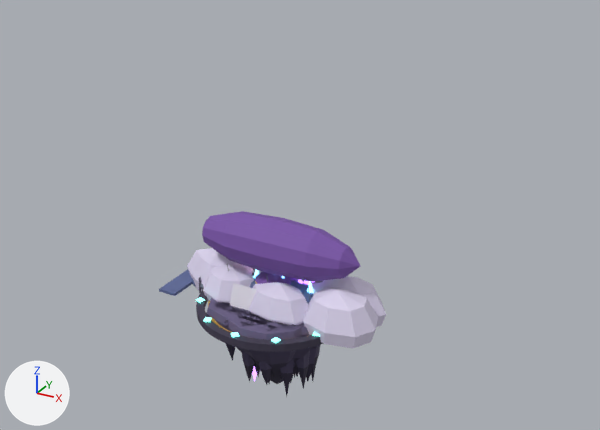
An edit to the FBX model assets/export/hub/crossroads/crossroads_orbiters.fbx, drawn before and after from the same camera.
Both versions are drawn from a camera (50 mm lens) standing at (147.0, -248.0, 165.0) and looking at (10.0, 2.0, 40.0). Arrows for +X, +Y and +Z are at lower left; the lights stay in place. The first picture is the older version. Where no turn or scale is listed for an object, it has been applied to the vertices. Vertices at exactly the same position are counted once.

The first picture shows 'hubprop_airship', 'hubprop_cloud_a', 'hubprop_cloud_b', 'hubprop_isle_grove', 'hubprop_isle_ruin', 'hubprop_isle_shrine', 'hubprop_rune_ring', 'hubprop_sky_whale'.
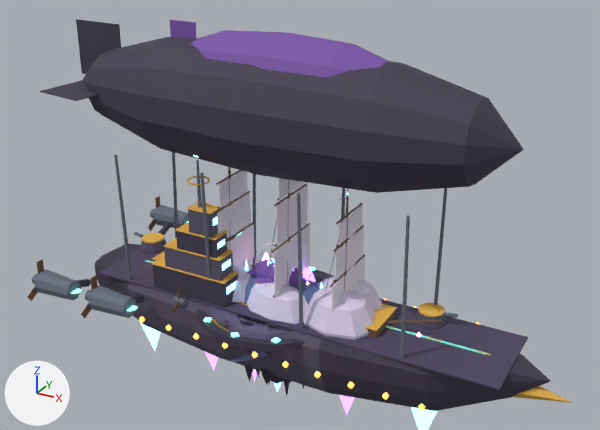
Pixel boxes (x1, y1, x2, y2) of what changed, in the pictures (600 x 430 px):
'hubprop_ship_carrier', added: after (27, 19, 573, 430)
    faces in mat_sc_basalt (greyish purple #403a4e): (40, 19, 550, 411)
    faces in mat_sc_walkway (dark purple #4e4662): (99, 243, 528, 390)
    faces in mat_sc_basaltlight (greyish purple #585268): (128, 208, 447, 393)
    faces in mat_sc_iron (greyish blue #666d7d): (32, 152, 458, 358)
    faces in mat_sc_gold (orange #e6b24a): (142, 176, 573, 403)
'hubprop_ship_galleon', added: after (152, 20, 442, 338)
    faces in mat_sc_marble (white #e2ddea): (217, 171, 365, 312)
    faces in mat_sc_canvas (purple #7a54a8): (170, 20, 390, 199)
    faces in mat_sc_wood (brown #705440): (154, 167, 442, 338)
    faces in mat_sc_gold (orange #e6b24a): (152, 251, 397, 331)
    faces in mat_sc_iron (greyish blue #666d7d): (173, 169, 348, 306)
'hubprop_airship', deleted: before (199, 211, 360, 311)
    faces in mat_sc_canvas (purple #7a54a8): (202, 211, 360, 282)
    faces in mat_sc_marble (white #e2ddea): (230, 279, 303, 311)
'hubprop_sky_whale', reshaped: before (159, 269, 313, 304); after (231, 258, 335, 362)
'hubprop_ship_cog', added: after (247, 256, 303, 285)
part 1 of me_hubprop_sky_whale, rebuilt: before (189, 273, 313, 304); after (244, 273, 320, 305)
part 2 of me_hubprop_sky_whale, built on: before (307, 282, 313, 293); after (231, 258, 335, 362)
part 3 of me_hubprop_sky_whale, built on (blue): before (159, 269, 192, 296)
'hubprop_cloud_b', unchanged, covered by the edit: before (187, 248, 386, 327); after (229, 248, 383, 310)

The change, as a list of edits to the scene's bpy script:
```text
Change me_hubprop_sky_whale:
    remove me_hubprop_sky_whale.from_pydata(...)  # 147 vertices, 172 faces; spans x -48.0..36.0, y -21.7..21.7, z -12.8..17.0
    add me_hubprop_sky_whale.from_pydata(...)  # 903 vertices, 892 faces; spans x -60.0..38.0, y -27.3..27.3, z -13.5..19.3
    me_hubprop_sky_whale part 1: the loose piece of 74 vertices spanning x -44.0..36.0, y -10.8..10.9, z -12.8..12.7 is rebuilt with 178 vertices and now spans x -46.0..38.0, y -11.1..11.1, z -13.5..13.5
    me_hubprop_sky_whale part 2: 23 vertices removed from x 6.7..21.3, y -21.7..21.7, z -7.1..16.0; 619 vertices added at x -30.8..37.2, y -27.3..27.3, z -12.7..18.3
    me_hubprop_sky_whale part 3: 8 vertices removed from x -48.0..-40.0, y -13.0..13.0, z -0.6..0.6; 70 vertices added at x -60.0..-42.2, y -17.1..17.1, z -2.1..3.3
    other edits to the shape of me_hubprop_sky_whale do not show in these pictures
    add me_hubprop_sky_whale.materials.append(mat_sc_marbledim)  # light grey #c4bed0
    add me_hubprop_sky_whale.materials.append(mat_sc_rose)  # pink #ffaadc, glowing pink #ffaadc
    add me_hubprop_sky_whale.materials.append(mat_sc_rockdeep)  # dark purple #2e2840
    add me_hubprop_sky_whale.materials.append(mat_sc_cloud)  # pale blue #ded6f0
    add me_hubprop_sky_whale.materials.append(mat_sc_cloudshade)  # blue #aaa0cc
Remove ob_hubprop_airship:
    ob_hubprop_airship = bpy.data.objects.new('hubprop_airship', me_hubprop_airship)
Add ob_hubprop_ship_galleon:
    ob_hubprop_ship_galleon = bpy.data.objects.new('hubprop_ship_galleon', me_hubprop_ship_galleon)  # 1937 vertices, 1624 faces; spans x -54.0..68.1, y -25.7..25.7, z -34.0..108.0; in mat_sc_basalt (greyish purple #403a4e), mat_sc_marble (white #e2ddea), mat_sc_gold (orange #e6b24a), mat_sc_shard (cyan #93ebff, glowing cyan #93ebff), mat_sc_rose (pink #ffaadc, glowing pink #ffaadc), mat_sc_ember (orange #ffa050, glowing orange #ffa050), mat_sc_canvas (purple #7a54a8), mat_sc_wood (brown #705440), mat_sc_iron (greyish blue #666d7d)
    ob_hubprop_ship_galleon.location = (0.0, 0.0, 0.0)
Add ob_hubprop_ship_carrier:
    ob_hubprop_ship_carrier = bpy.data.objects.new('hubprop_ship_carrier', me_hubprop_ship_carrier)  # 1767 vertices, 1601 faces; spans x -91.0..116.0, y -47.0..47.0, z -42.0..104.0; in mat_sc_basalt (greyish purple #403a4e), mat_sc_basaltlight (greyish purple #585268), mat_sc_walkway (dark purple #4e4662), mat_sc_gold (orange #e6b24a), mat_sc_inlay (cyan #44877b, glowing cyan #44877b), mat_sc_cosmic (cyan #7cf5e0, glowing cyan #7cf5e0), mat_sc_shard (cyan #93ebff, glowing cyan #93ebff), mat_sc_violet (purple #b683ff, glowing purple #b683ff), mat_sc_ember (orange #ffa050, glowing orange #ffa050), mat_sc_wood (brown #705440), mat_sc_iron (greyish blue #666d7d)
    ob_hubprop_ship_carrier.location = (0.0, 0.0, 0.0)
Add ob_hubprop_ship_cog:
    ob_hubprop_ship_cog = bpy.data.objects.new('hubprop_ship_cog', me_hubprop_ship_cog)  # 686 vertices, 644 faces; spans x -13.8..13.2, y -5.4..5.4, z -6.8..19.2; in mat_sc_gold (orange #e6b24a), mat_sc_shard (cyan #93ebff, glowing cyan #93ebff), mat_sc_ember (orange #ffa050, glowing orange #ffa050), mat_sc_canvas (purple #7a54a8), mat_sc_canvasteal (cyan #348084), mat_sc_wood (brown #705440), mat_sc_iron (greyish blue #666d7d)
    ob_hubprop_ship_cog.location = (0.0, 0.0, 0.0)
```
